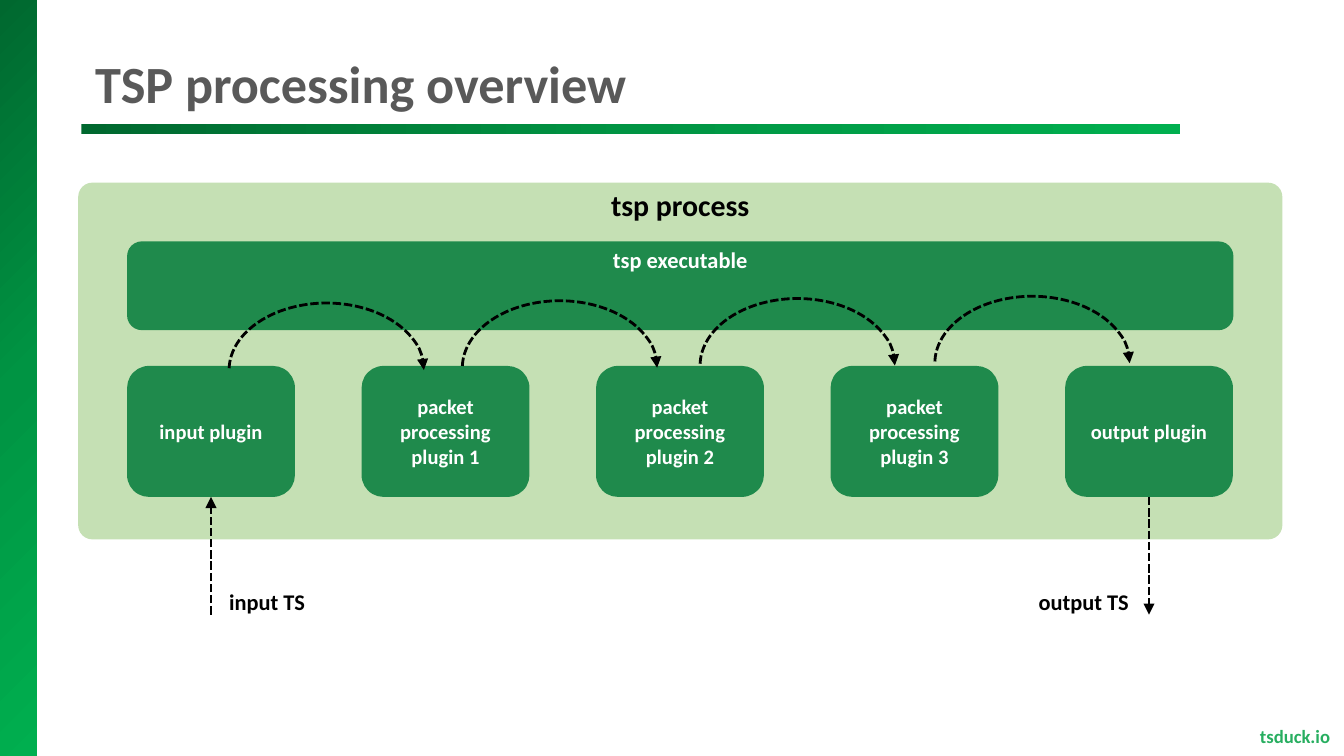
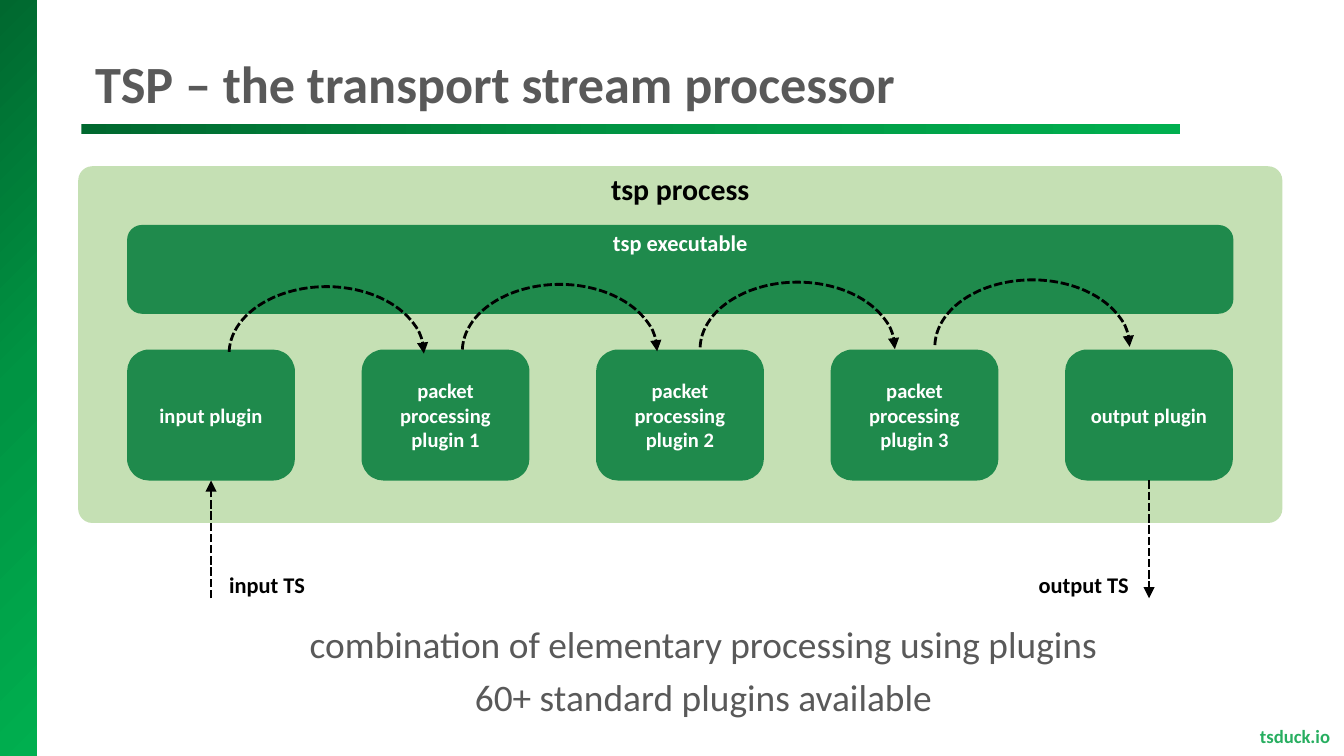
Before and after one commit to tsduck/tsduck, a slide deck: slide 6 of doc/tsduck-ibc2018.pptx (slide 7 before the commit). Drawn at 1344x756 pixels with LibreOffice and Linux fonts; fonts in the diff are those of the drawing; background and template pictures are left out. Boxes give left, top, right and bottom in pixels: in the first picture for what was removed or moved away, otherwise in the second. Text is boxed around its words. In the diff, an @@ line names an element or a change of style, - is before the commit and + after.

Commit message:
Updated IBC presentation

```diff
--- a/doc/tsduck-ibc2018.pptx
+++ b/doc/tsduck-ibc2018.pptx
@@ title at (x1=95, y1=66, x2=894, y2=111): text changed @@
-TSP processing overview
+TSP – the transport stream processor
@@ rounded rectangle "tsp executable" moved from (x1=128, y1=242, x2=1234, y2=331) to (x1=128, y1=224, x2=1234, y2=313) @@
@@ arc (boxed as its full ellipse) moved from (x1=230, y1=304, x2=425, y2=438) to (x1=230, y1=286, x2=425, y2=421) @@
@@ 6 rounded rectangles, 3 arc (boxed as its full ellipse)s, 2 texts, 2 arrows moved together from (x1=78, y1=183, x2=1282, y2=614) to (x1=78, y1=167, x2=1282, y2=598) @@
@@ text added at (x1=310, y1=632, x2=1096, y2=718), 20 pt, text #595959 @@
+    combination of elementary processing using plugins
+    60+ standard plugins available
```
Also in this commit, not shown: 2 other slides changed, 1 slide removed, 2 other files.
